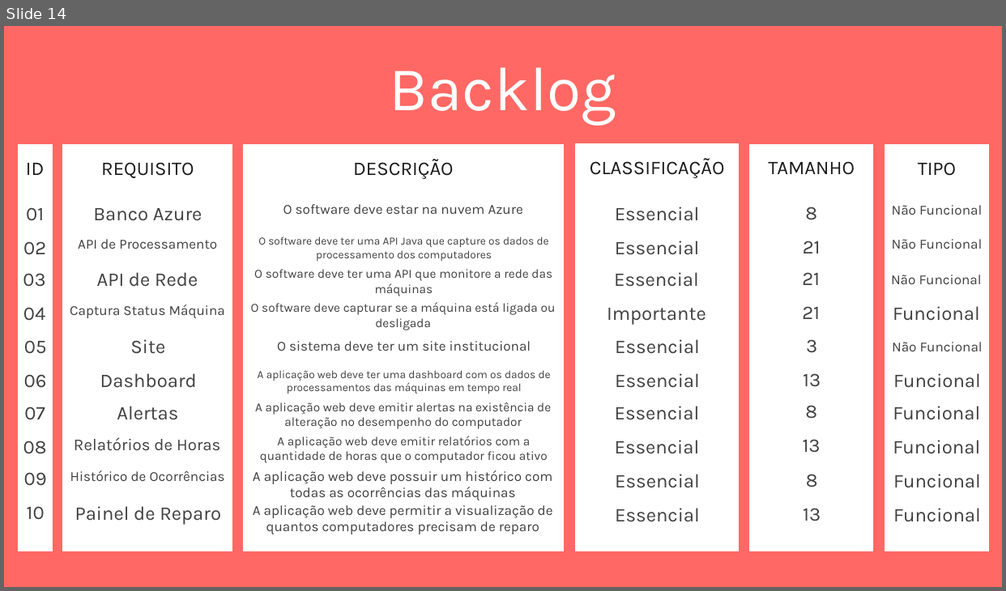
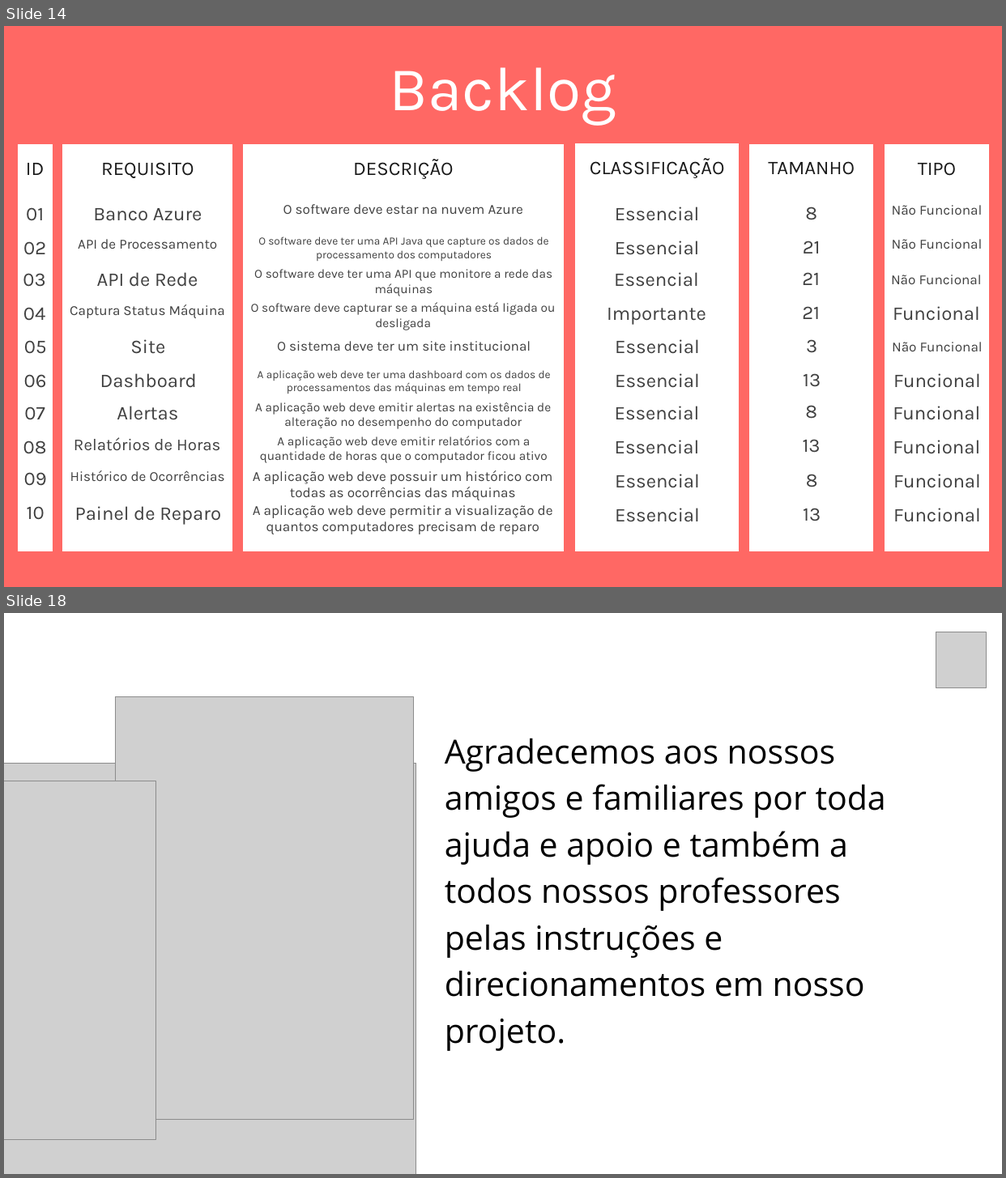
Before and after one commit to christian-raphael/Pyxis, a slide deck: Documentação/Pyxis.pptx. Shown one above the other, each under a label of ours: slide 14 before the commit, slides 14 and 18 after it; the slides between them are not shown. The pictures are 1006x591 and 1006x1178 pixels, drawn with LibreOffice and Linux fonts; fonts in the diff are those of the drawing; grey boxes stand for pictures. Boxes give left, top, right and bottom in pixels: in the first picture for what was removed or moved away, otherwise in the second. Text is boxed around its words. In the diff, an @@ line names an element or a change of style, - is before the commit and + after.

```diff
--- a/Documentação/Pyxis.pptx
+++ b/Documentação/Pyxis.pptx
@@ slide 18 added at (x1=4, y1=613, x2=1002, y2=1174), background #FFFFFF @@
@@ picture added at (x1=936, y1=632, x2=986, y2=688) @@
@@ picture added at (x1=115, y1=696, x2=413, y2=1119) @@
@@ text added at (x1=445, y1=738, x2=886, y2=997), 48 pt, text #000000 @@
+Agradecemos aos nossos amigos e familiares por toda ajuda e apoio e também a todos nossos professores pelas instruções e direcionamentos em nosso projeto.
@@ picture added at (x1=4, y1=763, x2=415, y2=1174) @@
@@ picture added at (x1=4, y1=781, x2=155, y2=1139) @@
```
Also in this commit, not shown: 3 slides changed, 1 other slide added, 2 slides removed.
